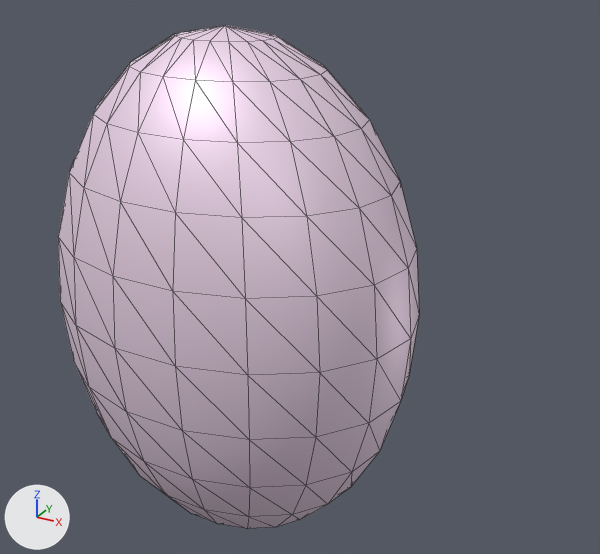
The glTF model public/models/starters/unicorn.glb, before and after one commit.
Before and after are seen from a 50 mm camera at (1.45, -2.17, 1.21) aimed at (0.2, 0.1, 0.07). Every picture has the same lights, and +X, +Y and +Z are marked at lower left. The picture after the commit comes second. Mesh edges are drawn as thin lines. Vertices at exactly the same position are counted once.

Objects in the first picture: 'Body'.
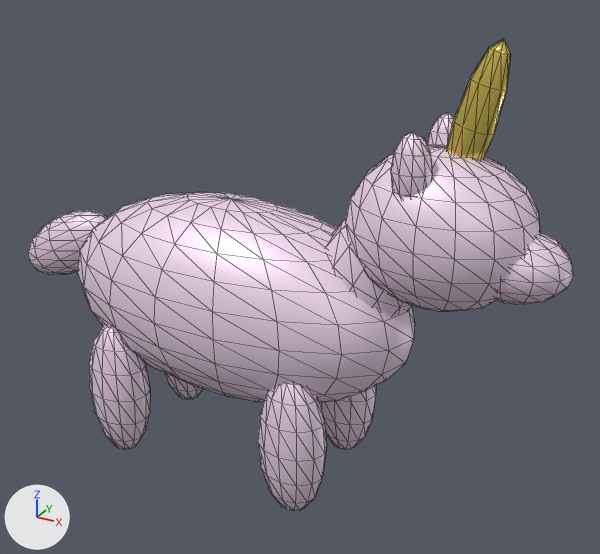
Diff of the bpy script that builds the scene:
```diff
--- a/public/models/starters/unicorn.glb.py
+++ b/public/models/starters/unicorn.glb.py
@@ mat_unicorn_pearl @@
 mat_unicorn_pearl.base_color = (0.9, 0.72, 0.88)  # pale pink #f3ddf1
-mat_unicorn_pearl.metallic = 0.35
-mat_unicorn_pearl.roughness = 0.55
+mat_unicorn_pearl.metallic = 0.25
@@ me_body @@
-me_body.from_pydata(...)  # 211 vertices, 396 faces; spans x -0.65..0.65, y -0.49..0.49, z -0.9..0.9
+me_body.from_pydata(...)  # 211 vertices, 396 faces; spans x -0.66..0.66, y -0.3..0.3, z -0.35..0.35
+# me_body part 1: the whole mesh is scaled about its middle by (1.02, 0.612, 0.391)
 me_body.materials.append(mat_unicorn_pearl)
@@ ob_horn @@
+ob_horn = bpy.data.objects.new('Horn', me_horn)  # 57 vertices, 100 faces; spans x 0.711..0.873, y -0.043..0.043, z 0.448..0.916; in mat_unicorn_horn_gold (yellow #f9e16c)
+ob_horn.location = (0.0, 0.0, 0.0)
@@ ob_earright @@
+ob_earright = bpy.data.objects.new('EarRight', me_earright)  # 53 vertices, 100 faces; spans x 0.612..0.732, y 0.092..0.178, z 0.462..0.682; in mat_unicorn_pearl (pale pink #f3ddf1)
+ob_earright.location = (0.0, 0.0, 0.0)
@@ ob_earleft @@
+ob_earleft = bpy.data.objects.new('EarLeft', me_earleft)  # 53 vertices, 100 faces; spans x 0.612..0.732, y -0.178..-0.092, z 0.462..0.682; in mat_unicorn_pearl (pale pink #f3ddf1)
+ob_earleft.location = (0.0, 0.0, 0.0)
@@ ob_tail @@
+ob_tail = bpy.data.objects.new('Tail', me_tail)  # 93 vertices, 168 faces; spans x -0.959..-0.529, y -0.09..0.09, z -0.095..0.205; in mat_unicorn_pearl (pale pink #f3ddf1)
+ob_tail.location = (0.0, 0.0, 0.0)
@@ ob_legbackright @@
+ob_legbackright = bpy.data.objects.new('LegBackRight', me_legbackright)  # 91 vertices, 168 faces; spans x -0.504..-0.264, y 0.108..0.288, z -0.638..-0.11; in mat_unicorn_pearl (pale pink #f3ddf1)
+ob_legbackright.location = (0.0, 0.0, 0.0)
@@ ob_legbackleft @@
+ob_legbackleft = bpy.data.objects.new('LegBackLeft', me_legbackleft)  # 91 vertices, 168 faces; spans x -0.504..-0.264, y -0.288..-0.108, z -0.638..-0.11; in mat_unicorn_pearl (pale pink #f3ddf1)
+ob_legbackleft.location = (0.0, 0.0, 0.0)
@@ ob_legfrontleft @@
+ob_legfrontleft = bpy.data.objects.new('LegFrontLeft', me_legfrontleft)  # 91 vertices, 168 faces; spans x 0.216..0.456, y -0.288..-0.108, z -0.638..-0.11; in mat_unicorn_pearl (pale pink #f3ddf1)
+ob_legfrontleft.location = (0.0, 0.0, 0.0)
@@ ob_snout @@
+ob_snout = bpy.data.objects.new('Snout', me_snout)  # 93 vertices, 168 faces; spans x 0.768..1.104, y -0.117..0.117, z 0.198..0.418; in mat_unicorn_pearl (pale pink #f3ddf1)
+ob_snout.location = (0.0, 0.0, 0.0)
@@ ob_head @@
+ob_head = bpy.data.objects.new('Head', me_head)  # 155 vertices, 288 faces; spans x 0.432..1.008, y -0.216..0.216, z 0.132..0.616; in mat_unicorn_pearl (pale pink #f3ddf1)
+ob_head.location = (0.0, 0.0, 0.0)
@@ ob_neck @@
+ob_neck = bpy.data.objects.new('Neck', me_neck)  # 93 vertices, 168 faces; spans x 0.325..0.683, y -0.126..0.126, z -0.011..0.407; in mat_unicorn_pearl (pale pink #f3ddf1)
+ob_neck.location = (0.0, 0.0, 0.0)
```

Changed parts and their boxes [x1, y1, x2, y2] in the pictures (600 x 554 px):
'Body', surface changed, rescaled (6% narrower, 58% shorter)
    before: [58, 25, 419, 528]
    after: [77, 192, 415, 403]
'Head', added (pale pink)
    after: [345, 145, 540, 312]
'LegFrontLeft', added (pale pink)
    after: [258, 383, 327, 511]
'LegBackLeft', added (pale pink)
    after: [89, 325, 150, 450]
'Horn', added (yellow)
    after: [446, 39, 511, 160]
'Snout', added (pale pink)
    after: [496, 232, 573, 305]
'Tail', added (pale pink)
    after: [28, 210, 107, 275]
'Neck', added (pale pink)
    after: [326, 219, 412, 315]
'LegFrontRight', now drawn (pale pink)
    after: [320, 386, 376, 450]
'EarLeft', added (pale pink)
    after: [391, 132, 432, 198]
'EarRight', added (pale pink)
    after: [427, 112, 454, 145]
'LegBackRight', added (pale pink)
    after: [164, 372, 203, 400]
